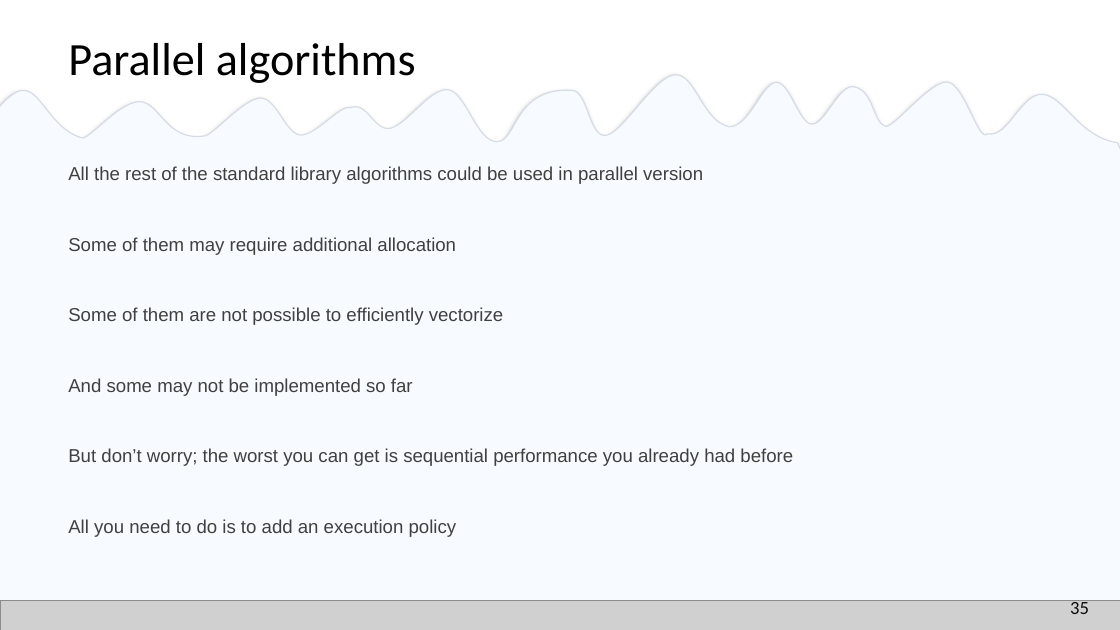
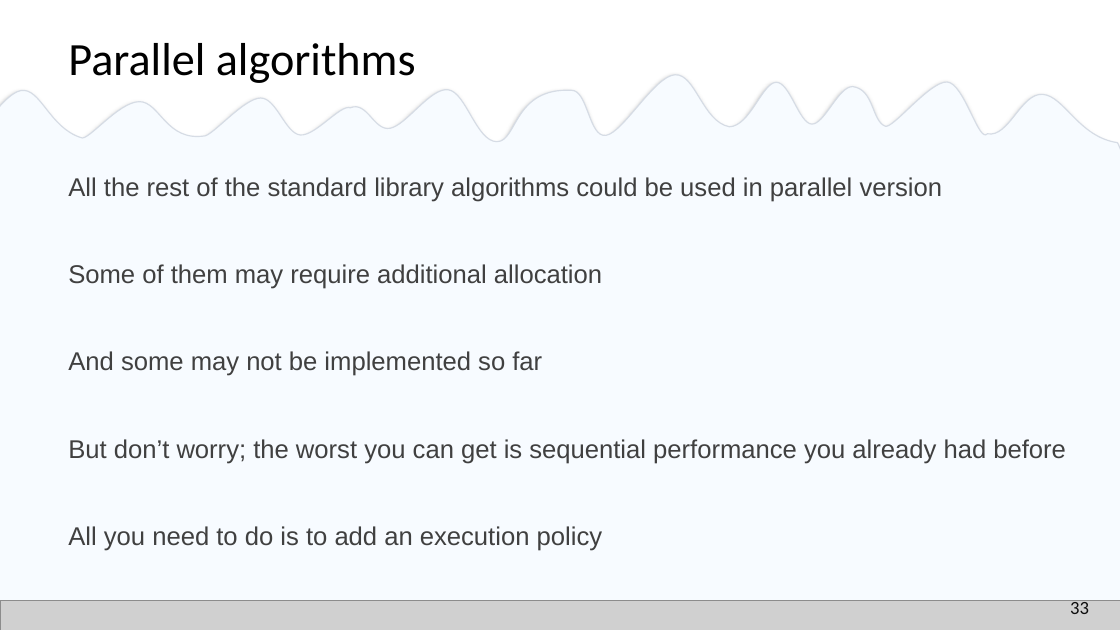
Before and after one commit to EmptySquareBubble/StoriesFromAParallelUniverse-, a slide deck: slide 34 of stories_from_a_paralel_universe.pptx (slide 36 before the commit). Drawn at 1120x630 pixels with LibreOffice and Linux fonts; fonts in the diff are those of the drawing; grey boxes stand for pictures. Boxes give left, top, right and bottom in pixels: in the first picture for what was removed or moved away, otherwise in the second. Text is boxed around its words. In the diff, an @@ line names an element or a change of style, - is before the commit and + after.

```diff
--- a/stories_from_a_paralel_universe.pptx
+++ b/stories_from_a_paralel_universe.pptx
@@ text "All the rest of the ..." at [68, 177, 1066, 551]: size 16 to 22 pt @@
@@ text at [68, 307, 503, 325]: paragraph removed @@
-  Some of them are not possible to efficiently vectorize
@@ page number at [1070, 599, 1089, 614]: text changed @@
-35
+33
```
Also in this commit, not shown: 18 other slides changed, 2 slides added, 2 slides removed.
